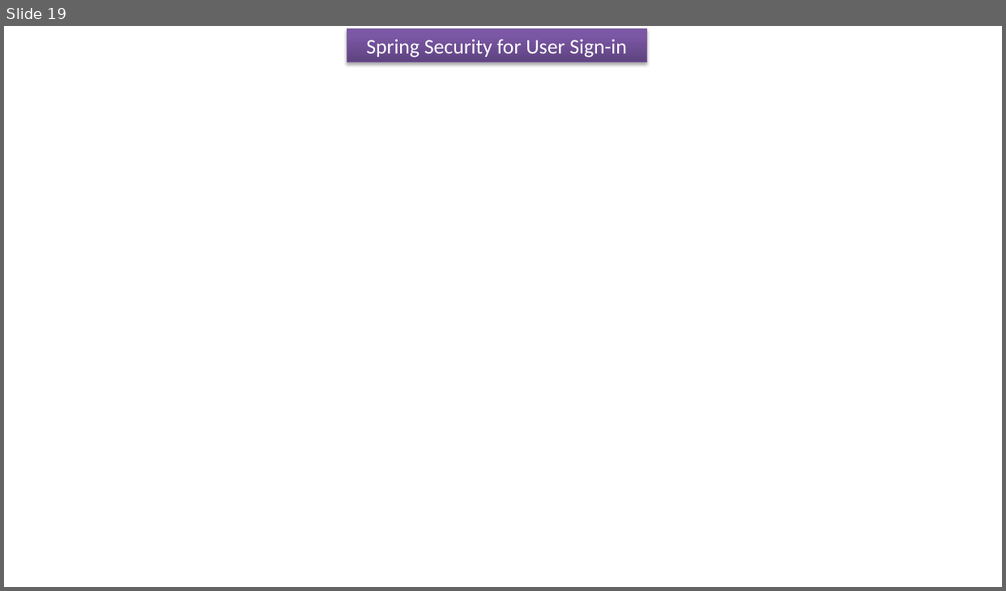
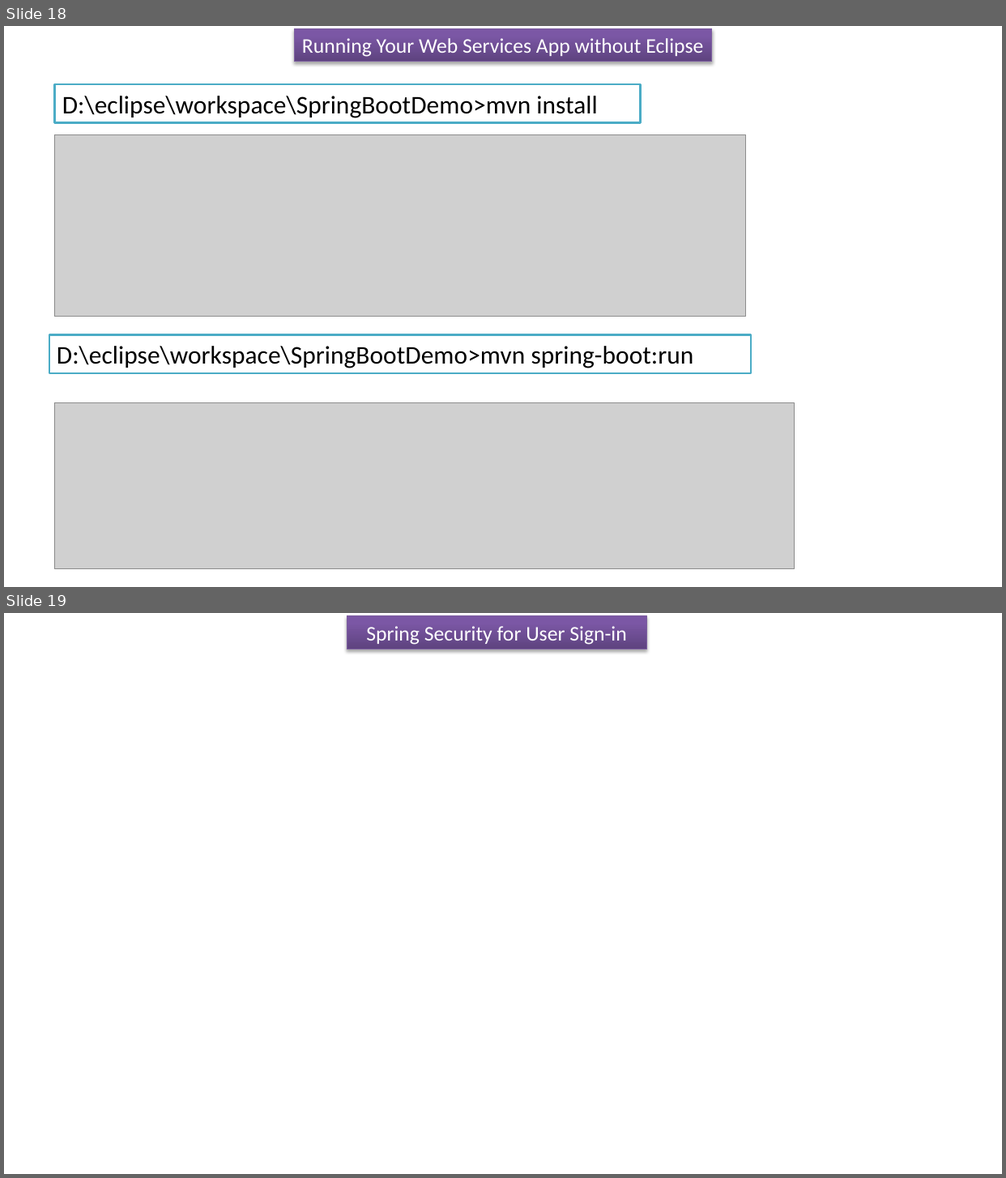
Before and after one commit to ramram43210/Java_2021, a slide deck: Java_2021/SpringBoot_Signup_Signin/User_Signin_Signup_Security.pptx. Shown one above the other, each under a label of ours: slide 19 before the commit, slides 18 and 19 after it. The pictures are 1006x591 and 1006x1178 pixels, drawn with LibreOffice and Linux fonts; fonts in the diff are those of the drawing; grey boxes stand for pictures. Boxes give left, top, right and bottom in pixels: in the first picture for what was removed or moved away, otherwise in the second. Text is boxed around its words. In the diff, an @@ line names an element or a change of style, - is before the commit and + after.

```diff
--- a/Java_2021/SpringBoot_Signup_Signin/User_Signin_Signup_Security.pptx
+++ b/Java_2021/SpringBoot_Signup_Signin/User_Signin_Signup_Security.pptx
@@ slide 18 added at bbox=[4, 26, 1002, 587], background #FFFFFF @@
@@ rectangle added at bbox=[295, 29, 712, 62], fill gradient #5F4480 to #7B58A6 to #7C57A8, outline #7D60A0 0.75 pt, 20 pt, text #FFFFFF @@
+Running Your Web Services App without Eclipse
@@ rectangle added at bbox=[55, 84, 641, 122], fill #FFFFFF, outline #4BACC6 2 pt, 24.5 pt, text #000000 @@
+D:\eclipse\workspace\SpringBootDemo>mvn install
@@ picture added at bbox=[54, 135, 746, 317] @@
@@ rectangle added at bbox=[49, 335, 750, 373], fill #FFFFFF, outline #4BACC6 2 pt, 24.5 pt, text #000000 @@
+D:\eclipse\workspace\SpringBootDemo>mvn spring-boot:run
@@ picture added at bbox=[54, 403, 795, 570] @@
```
